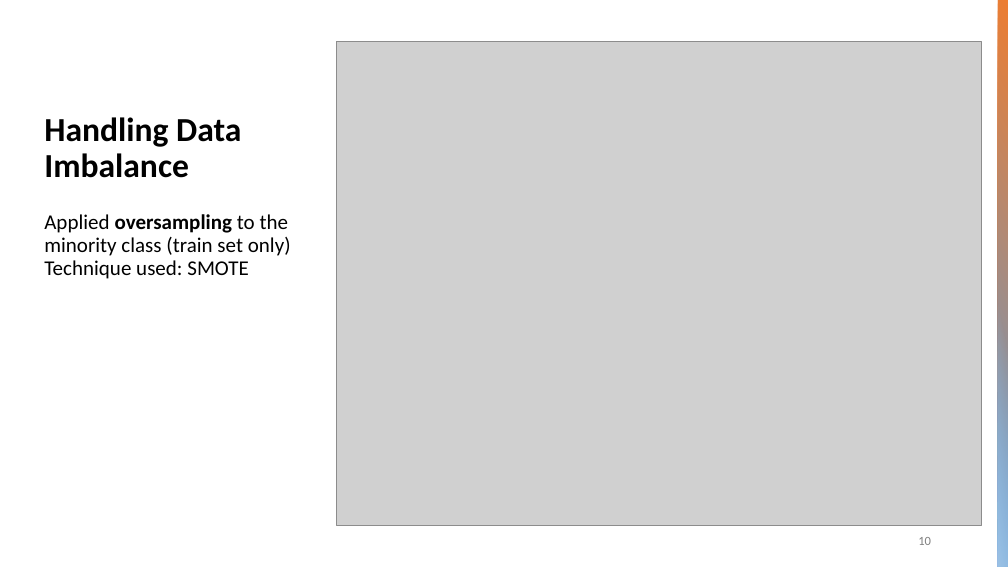
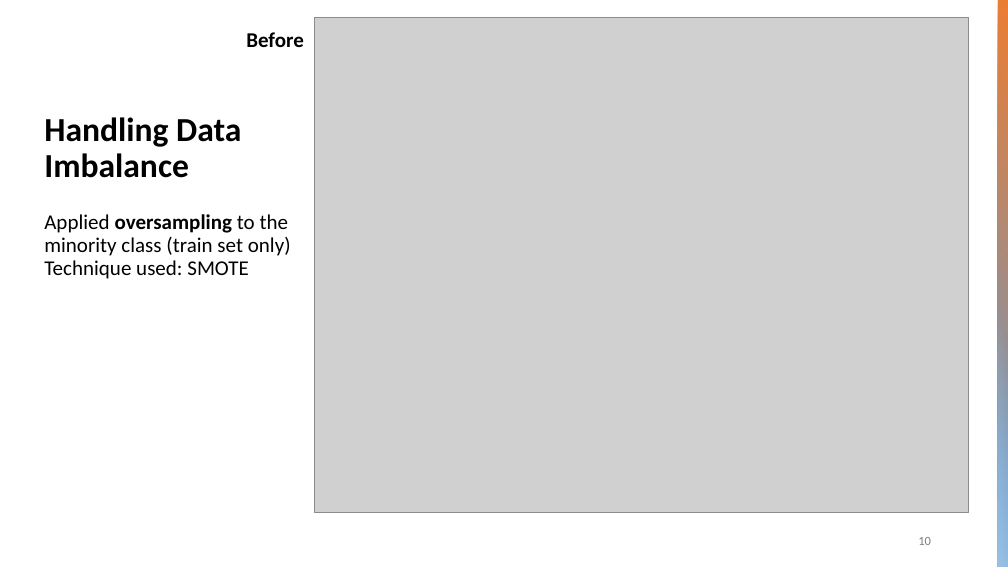
Before and after one commit to AndroZa0812/NayaProject4, a slide deck: slide 10 of Classification Project.pptx. Drawn at 1008x567 pixels with LibreOffice and Linux fonts; fonts in the diff are those of the drawing; grey boxes stand for pictures. Boxes give left, top, right and bottom in pixels: in the first picture for what was removed or moved away, otherwise in the second. Text is boxed around its words. In the diff, an @@ line names an element or a change of style, - is before the commit and + after.

```diff
--- a/Classification Project.pptx
+++ b/Classification Project.pptx
@@ picture: place and size @@
-picture at (337, 42, 982, 526)
+picture at (315, 17, 969, 512)
@@ text added at (246, 32, 304, 47), 20 pt, text #000000, bold @@
+Before
```
Also in this commit, not shown: 2 other slides changed, 2 slides added, 4 other files.
